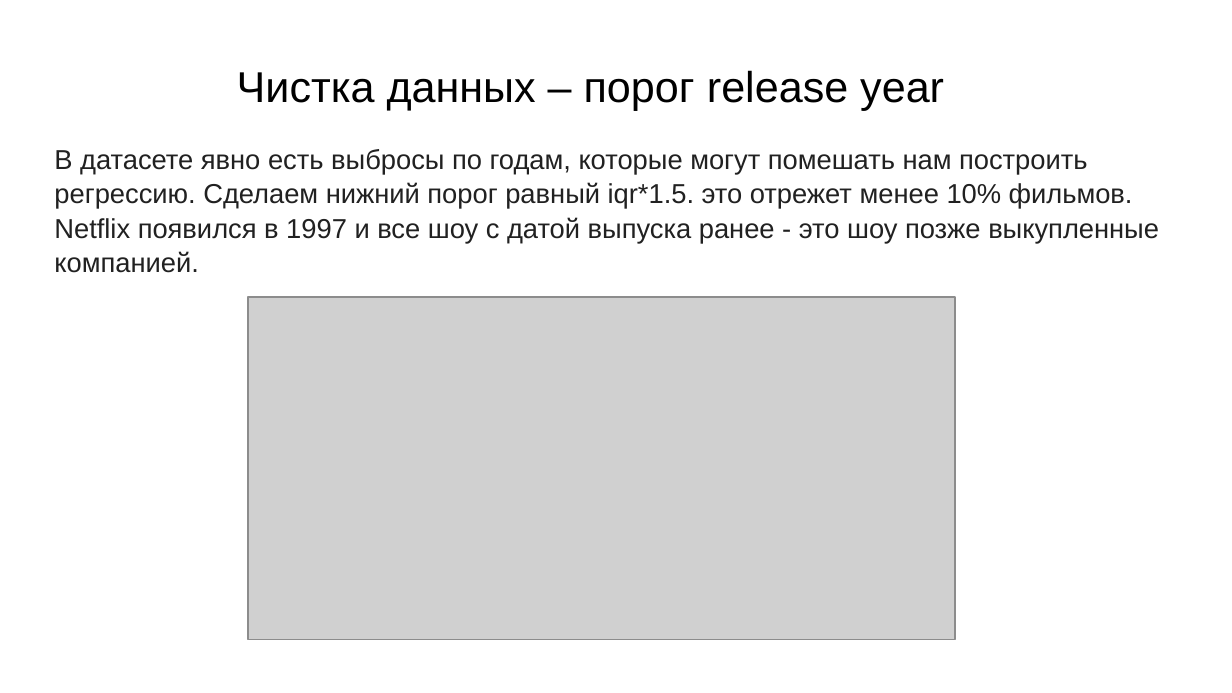
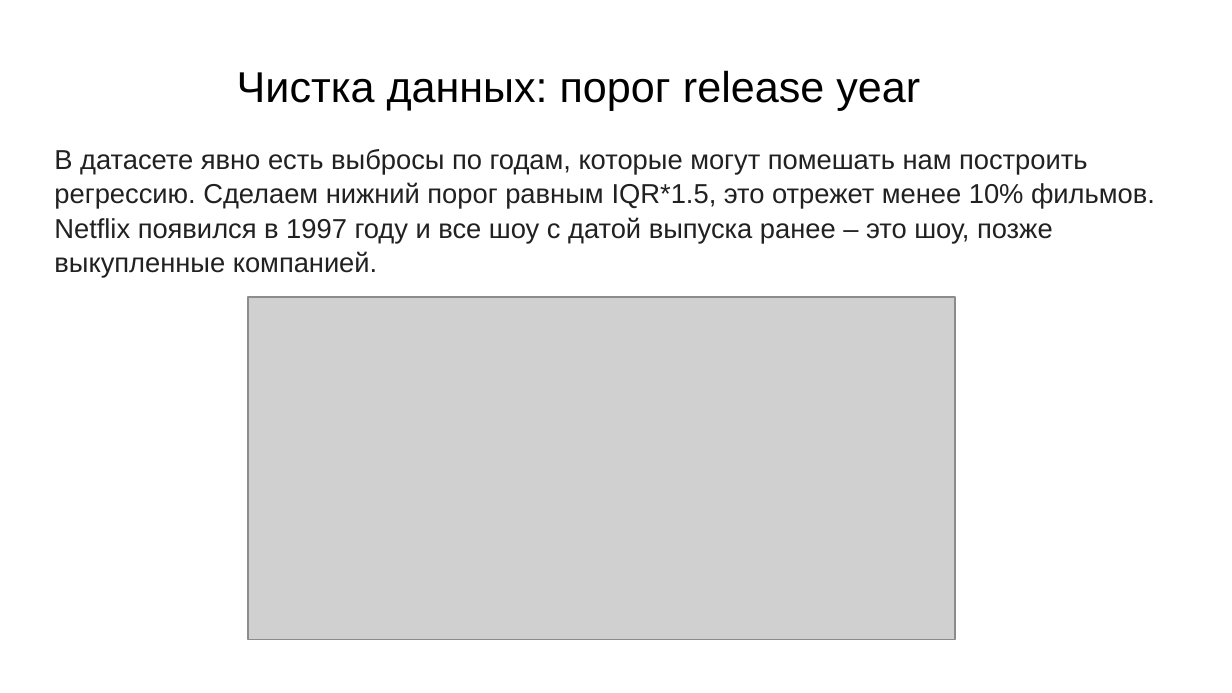
Before and after one commit to Dimildizio/DS_course, a slide deck: slide 5 of EDA_group_slides.pptx. Drawn at 1232x693 pixels with LibreOffice and Linux fonts; fonts in the diff are those of the drawing; grey boxes stand for pictures. Boxes give left, top, right and bottom in pixels: in the first picture for what was removed or moved away, otherwise in the second. Text is boxed around its words. In the diff, an @@ line names an element or a change of style, - is before the commit and + after.

```diff
--- a/EDA_group_slides.pptx
+++ b/EDA_group_slides.pptx
@@ title at (x1=237, y1=70, x2=920, y2=110): text changed @@
-Чистка данных – порог release year
+Чистка данных: порог release year
@@ text at (x1=54, y1=149, x2=1155, y2=278): text changed @@
-В датасете явно есть выбросы по годам, которые могут помешать нам построить регрессию. Сделаем нижний порог равный iqr*1.5. это отрежет менее 10% фильмов. Netflix появился в 1997 и все шоу с датой выпуска ранее - это шоу позже выкупленные компанией.
+В датасете явно есть выбросы по годам, которые могут помешать нам построить регрессию. Сделаем нижний порог равным IQR*1.5, это отрежет менее 10% фильмов. Netflix появился в 1997 году и все шоу с датой выпуска ранее – это шоу, позже выкупленные компанией.
```
Also in this commit, not shown: 19 other slides changed.
